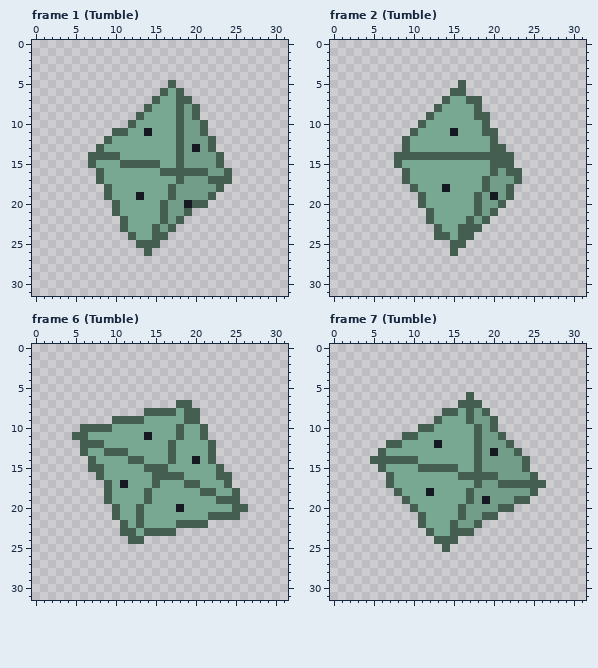
One commit to this pixel-art file: assets/source/aseprite/rolls/d8.aseprite. Above is the file before it was changed.
32x32 pixels, 24 frames. Colours within 5 levels of each other are drawn and written as one. Shown: frame 1 (Tumble), frame 2 (Tumble), frame 6 (Tumble), frame 7 (Tumble). The commit also changed other frames, which this record leaves out.
Once edited:
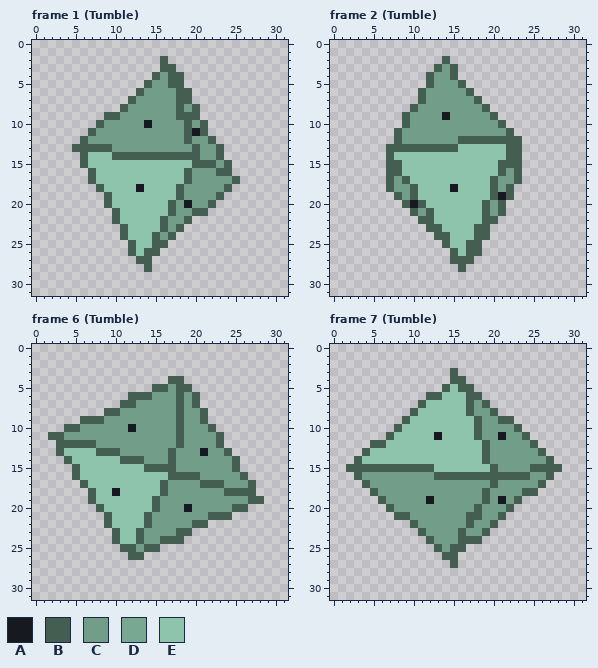
Palette (. is transparent): A #171921  B #445e52  C #729d89  D #79a892  E #8ec4ab
Diff:
Changed rows in their new state; - is an unchanged pixel.
Frame 1 (Tumble):
first column x 5:
 2 -----------B---------
 3 -----------BB--------
 4 ----------BCBB-------
 5 ---------BCC-B-------
 6 --------BCCCC-B------
 7 -------BCCCCC--------
 8 ------BCCCCCC--------
 9 ----BBCCCCCCC-B------
10 ---BCCCCCACCCCB------
11 --BCCCCCCCCCCCBA-----
12 -BCCCCCCCCCCCCB------
13 BBB-BCCCCCCCCC-B-CB--
14 -BEEE-BBBBBBB-BB-----
15 -BEEEEEEEEEEEEEBBBCB-
16 --BEEEEEEEEEEE-CC-B--
17 --BEEEEEEEEEEEB--CCCB
18 ---BEEEEAEEEEB----CB-
19 -----EEEEEEEEB---CB--
20 ----BEEEEEEEB--CCB---
21 ------EEEEEEB-CBB----
22 -----BEEEEE--CB------
23 -------EEEEBCB-------
24 ------BEEE-CB--------
25 -------BEE-B---------
26 -------BE-B----------
27 --------BB-----------
28 ---------B-----------
Frame 2 (Tumble):
first column x 7:
 2 -------B---------
 3 ------BCB--------
 4 -----BCCB--------
 5 -----BCCC--------
 6 ----BCCCCCB------
 7 ----BCCCCCC------
 8 ---BCCCCCCCCB----
 9 --BCCCCACCCCCB---
10 --BCCCCCCCCCCCB--
11 -BCCCCCCCCCCCCCB-
12 -BCCCCCCCBBBB-BBB
13 BB-BBBBBBEEEEEEBB
14 BEEEEEEEEEEEEEE-B
15 B-EEEEEEEEEEEE--B
16 BBEEEEEEEEEEEEBC-
17 BC-EEEEEEEEEEB---
18 BCC-EEEEAEEEEB---
19 -BCBEEEEEEEEEBA--
20 --BA-EEEEEEEB----
21 ---BC-EEEEEEBCB--
22 ----B-EEEEEE-B---
23 -----B-EEEE-B----
24 --------EEEBB----
25 -------BEEBB-----
26 ---------EBB-----
27 --------BBB------
28 ---------B-------
Frame 6 (Tumble):
first column x 2:
 4 ---------------BB----------
 5 -------------BBCBB---------
 6 ----------BBBCCCBCB--------
 7 ---------BBCCCCC-CB--------
 8 -------BBCCCCCCCBCCB-------
 9 ----BBBCCCCCCCCCBCCB-------
10 --BBCCCCCCACCCCC-CCCB------
11 BBCCCCCCCCCCCCCC-CCCCB-----
12 -BBB--CCCCCCCCCCBCCCCB-----
13 -BEEEEB--CCCCCC-CCCACCB----
14 --BEEEEEEB--CCC-CCCCCCCB---
15 ---BEEEEEEEE---BCCCCCCCB---
16 ---BEEEEEEEEEEE--BBCCCCCB--
17 ----BEEEEEEEEEBCCCCBBBCCCB-
18 -----BEEAEEEEEBCCCCCCCB-BB-
19 -----BEEEEEEEBCCCCCCCCCCCBB
20 ------BEEEEEEBCCCACCCCC----
21 -------BEEEEBCCCCCCC---.---
22 -------BEEEEBCCCCC---------
23 --------BEEBCCCCBB---------
24 --------BEE-CCBBB----------
25 ---------BBCBB-------------
26 ----------BB---------------
Frame 7 (Tumble):
first column x 2:
 3 -------------B-------------
 4 -------------BB------------
 5 ------------BEBB-----------
 6 ----------BBEEE-B----------
 7 ---------BEEEEE-CB---------
 8 --------BEEEEEE--CB--------
 9 -------BEEEEEEEEB-CBB------
10 ------BEEEEEEEEE--CCCB-----
11 -----BEEEEEAEEEE---ACCB----
12 ---BBEEEEEEEEEEEEB--CCCB---
13 --BEEEEEEEEEEEEEEBC--CCCB--
14 -BEEEEEEEEEEEEEEEB----CCCB-
15 BBBB-BBBB--EEEEEEEB---CBBBB
16 -BCCCCCCCCCBBB-----BBBBCCB-
17 --BCCCCCCCCCCCCCC-BCCCCC---
18 ---BCCCCCCCCCCCC-B----B----
19 ----BCCCCCACCCCC-B-A--.----
20 -----BCCCCCCCCC-B--C-------
21 ------BBCCCCCCCBBCCB-------
22 --------BCCCCC-BCCB--------
23 ---------BCCCC-CCB---------
24 ----------BCCCBBB----------
25 -----------BCBB------------
26 ------------BB-------------
27 -------------B-------------
